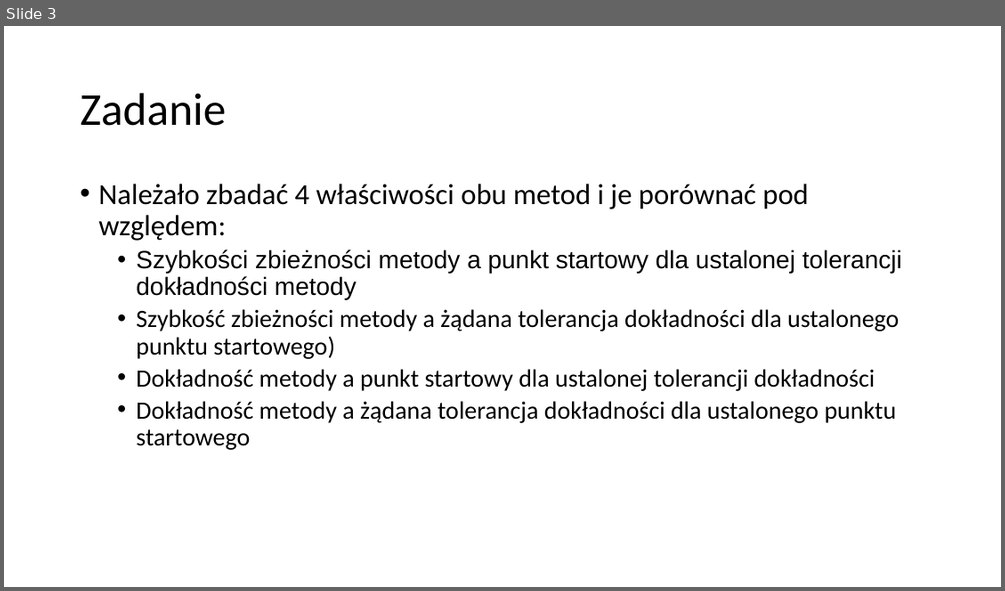
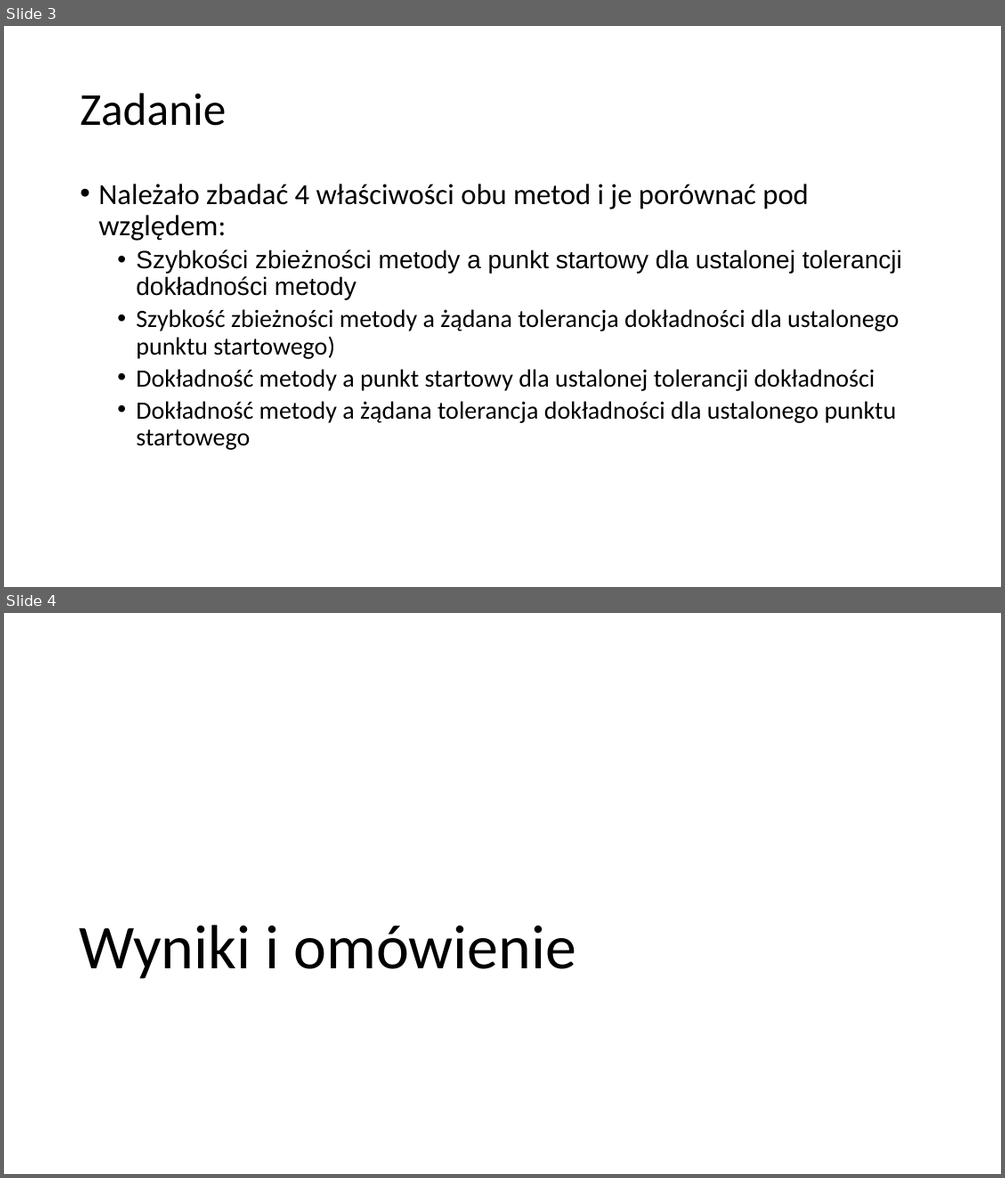
Before and after one commit to kpagacz/software-engineering, a slide deck: metody-numeryczne/projekt-1/report/KonradPagacz-projekt-1.pptx. Shown one above the other, each under a label of ours: slide 3 before the commit, slides 3 and 4 after it. The pictures are 1005x591 and 1005x1178 pixels, drawn with LibreOffice and Linux fonts; fonts in the diff are those of the drawing. Boxes give left, top, right and bottom in pixels: in the first picture for what was removed or moved away, otherwise in the second. Text is boxed around its words. In the diff, an @@ line names an element or a change of style, - is before the commit and + after.

```diff
--- a/metody-numeryczne/projekt-1/report/KonradPagacz-projekt-1.pptx
+++ b/metody-numeryczne/projekt-1/report/KonradPagacz-projekt-1.pptx
@@ slide 4 added at (x1=4, y1=613, x2=1001, y2=1174), background #FFFFFF @@
@@ title added at (x1=80, y1=925, x2=576, y2=979), 60 pt, text #000000 @@
+Wyniki i omówienie
```
Also in this commit, not shown: 2 other slides added, 1 slide removed, 9 other files.
